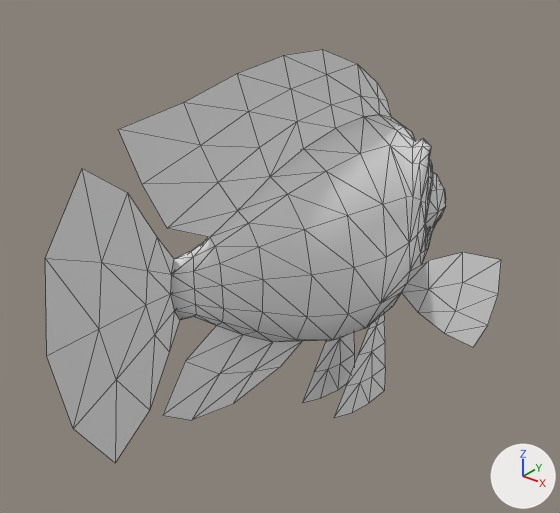
An edit to the glTF model assets/8.Models/Meshes/Fishes/SK_Fish27.glb, drawn before and after from the same camera.
Camera for both pictures: a camera (50 mm lens) standing at (6117.0, -8313.0, 9132.0) and looking at (-123.0, -513.0, 4295.0). The lights are fixed; the arrows at lower right show +X, +Y and +Z. The first picture is the older version. Mesh edges are drawn as thin lines. Vertices at exactly the same position are counted once.

Before the edit, the objects in view are built like this:
```python
me_fish27 = bpy.data.meshes.new('Fish27')
me_fish27.from_pydata(...)  # 638 vertices, 1183 faces; spans x -2450.0..2450.0, y -4520.0..3521.0, z 797.0..7155.0
ob_fish27 = bpy.data.objects.new('Fish27', me_fish27)
ob_fish27.location = (0.0, 0.0, 0.0)
```
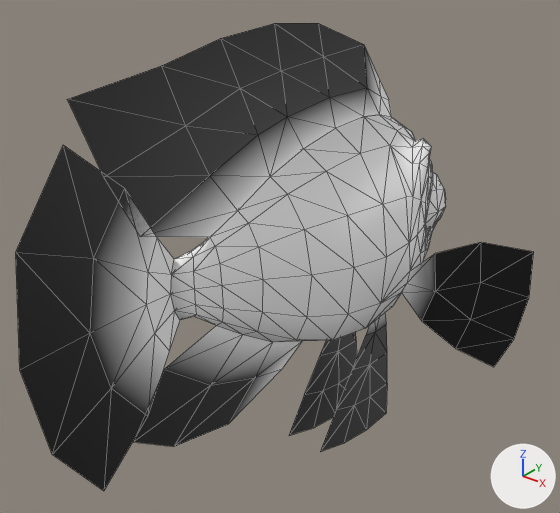
What changed in the scene script:
```text
Add mat_defaultmaterial:
    mat_defaultmaterial = bpy.data.materials.new('DefaultMaterial')
    mat_defaultmaterial.use_nodes = True; mat_defaultmaterial.node_tree.nodes.clear()
    _N = mat_defaultmaterial.node_tree.nodes; _L = mat_defaultmaterial.node_tree.links
    n0 = _N.new('ShaderNodeOutputMaterial'); n0.name = 'Material Output'
    n1 = _N.new('ShaderNodeBsdfPrincipled'); n1.name = 'Principled BSDF'
    n2 = _N.new('ShaderNodeVertexColor'); n2.name = 'Color Attribute'
    _L.new(n1.outputs[0], n0.inputs[0])  # 'BSDF' to 'Surface'
    _L.new(n2.outputs[0], n1.inputs[0])  # 'Color' to 'Base Color'
Change me_fish27:
    used by ob_fish27; location = (0.0, 0.0, 0.0)
    remove me_fish27.from_pydata(...)  # 638 vertices, 1183 faces; spans x -2450.0..2450.0, y -4520.0..3521.0, z 797.0..7155.0
    add me_fish27.from_pydata(...)  # 638 vertices, 1183 faces; spans x -2894.0..2894.0, y -4847.0..3521.0, z 222.0..7567.0
    me_fish27 part 1: 51 of 638 vertices moved; they spanned x -2450.0..2450.0, y 345.0..1953.0, z 797.0..4342.0 and now span x -2894.0..2894.0, y -15.0..2076.0, z 222.0..4596.0; mean shift (0.0, -35.0, -177.0); largest move (-329.0, 345.0, 1154.0) -> (-329.0, -15.0, 685.0)
    me_fish27 part 2: 42 of 638 vertices moved; they spanned x 0.0, y -4520.0..1991.0, z 2477.0..7155.0 and now span x 0.0, y -4847.0..2032.0, z 2191.0..7567.0; mean shift (0.0, -144.0, 85.0); largest move (0.0, -3313.0, 6838.0) -> (0.0, -3891.0, 7263.0)
    me_fish27 part 3: vertex colours changed
    add me_fish27.materials.append(mat_defaultmaterial)
```

Pixel boxes [x1, y1, x2, y2] of what changed, in the pictures (560 x 513 px; the box of a moved part takes in the faces that stretch with it):
'Fish27', recoloured, reshaped (white to grey, 14% wider, 13% taller): before [45, 49, 501, 463]; after [16, 23, 534, 491]
part 1 of me_fish27, moved or reshaped: before [302, 252, 501, 418]; after [289, 242, 534, 452]
part 2 of me_fish27, moved or reshaped: before [45, 49, 392, 463]; after [16, 23, 392, 491]
